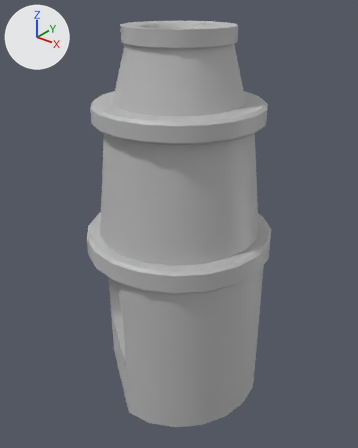
An edit to the FBX model Assets/Art Assets/Meshes/Object_BarnOven.fbx, drawn before and after from the same camera.
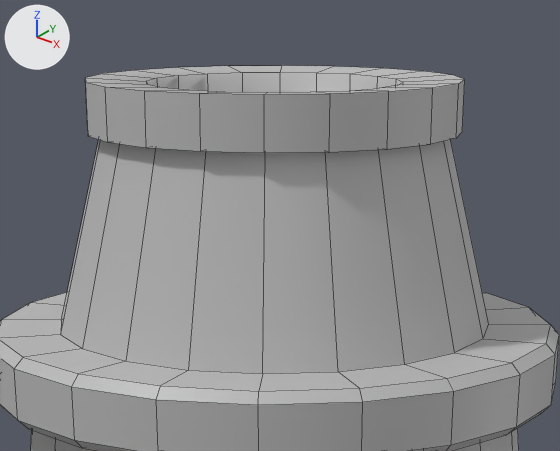
There are two pictures of each version: one whole from a 50 mm lens placed at (10.07, -0.07, 6.88), pointed at (5.28, 5.92, 3.16), one close up on the part from 26% to 75% of the width and 0% to 31% of the height. Arrows for +X, +Y and +Z are at upper left; the lights stay in place. The close-ups show mesh edges as thin lines. Where no turn or scale is listed for an object, it has been applied to the vertices.

Script lines for the objects in view, before the commit:
```python
me_mesh = bpy.data.meshes.new('Mesh')
me_mesh.from_pydata(...)  # 430 vertices, 410 faces; spans x -0.7..2.45, y -0.38..2.77, z 0.0..6.34
me_mesh.materials.append(mat_mat_barnoven)  # grey #bcbcbc
ob_object_barnoven = bpy.data.objects.new('Object_BarnOven', me_mesh)
ob_object_barnoven.location = (4.407, 4.728, 0.0)
```
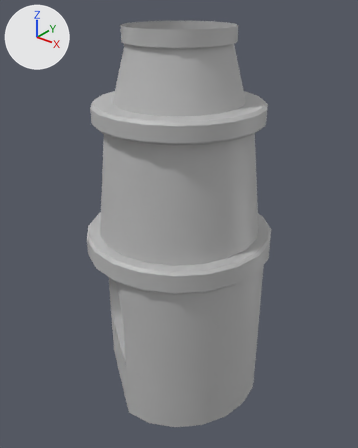
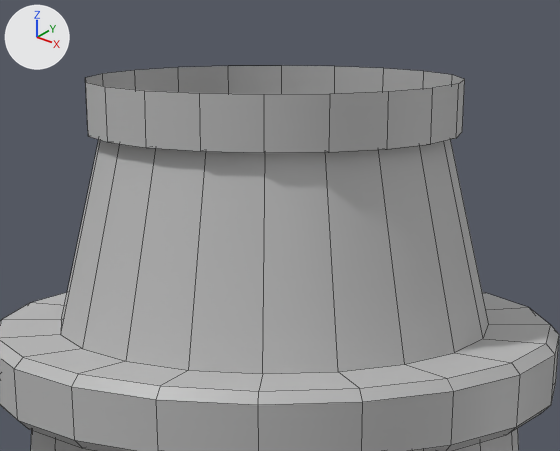
Changed parts and their boxes (x1, y1, x2, y2) in the close-ups (560 x 451 px):
part 1 of me_mesh, deleted: before (85, 66, 464, 94)

Diff of the bpy script that builds the scene:
```diff
--- a/Assets/Art Assets/Meshes/Object_BarnOven.fbx.py
+++ b/Assets/Art Assets/Meshes/Object_BarnOven.fbx.py
@@ me_mesh @@
 # used by ob_object_barnoven; location = (4.407, 4.728, 0.0)
-me_mesh.from_pydata(...)  # 430 vertices, 410 faces; spans x -0.7..2.45, y -0.38..2.77, z 0.0..6.34
+me_mesh.from_pydata(...)  # 390 vertices, 370 faces; spans x -0.7..2.45, y -0.38..2.77, z 0.0..6.34
+# me_mesh part 1
+# 40 vertices are removed from x 0.3..1.45, y 0.62..1.77, z 6.11..6.33
+# 40 faces are deleted
 me_mesh.materials.append(mat_mat_barnoven)
```
